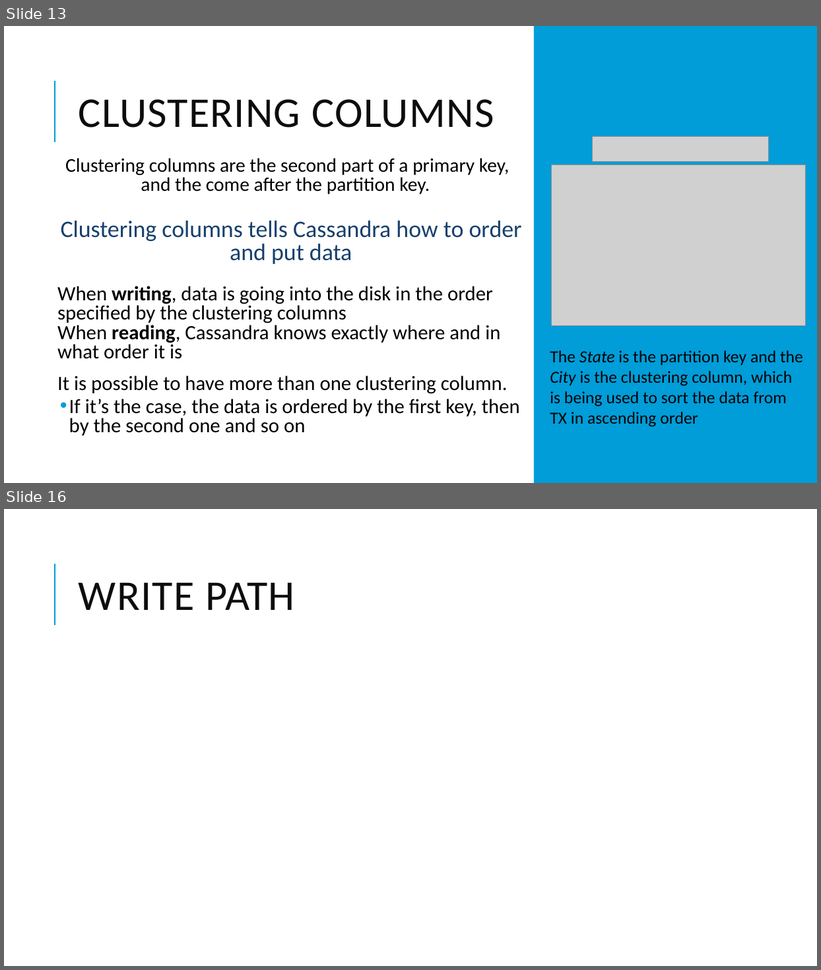
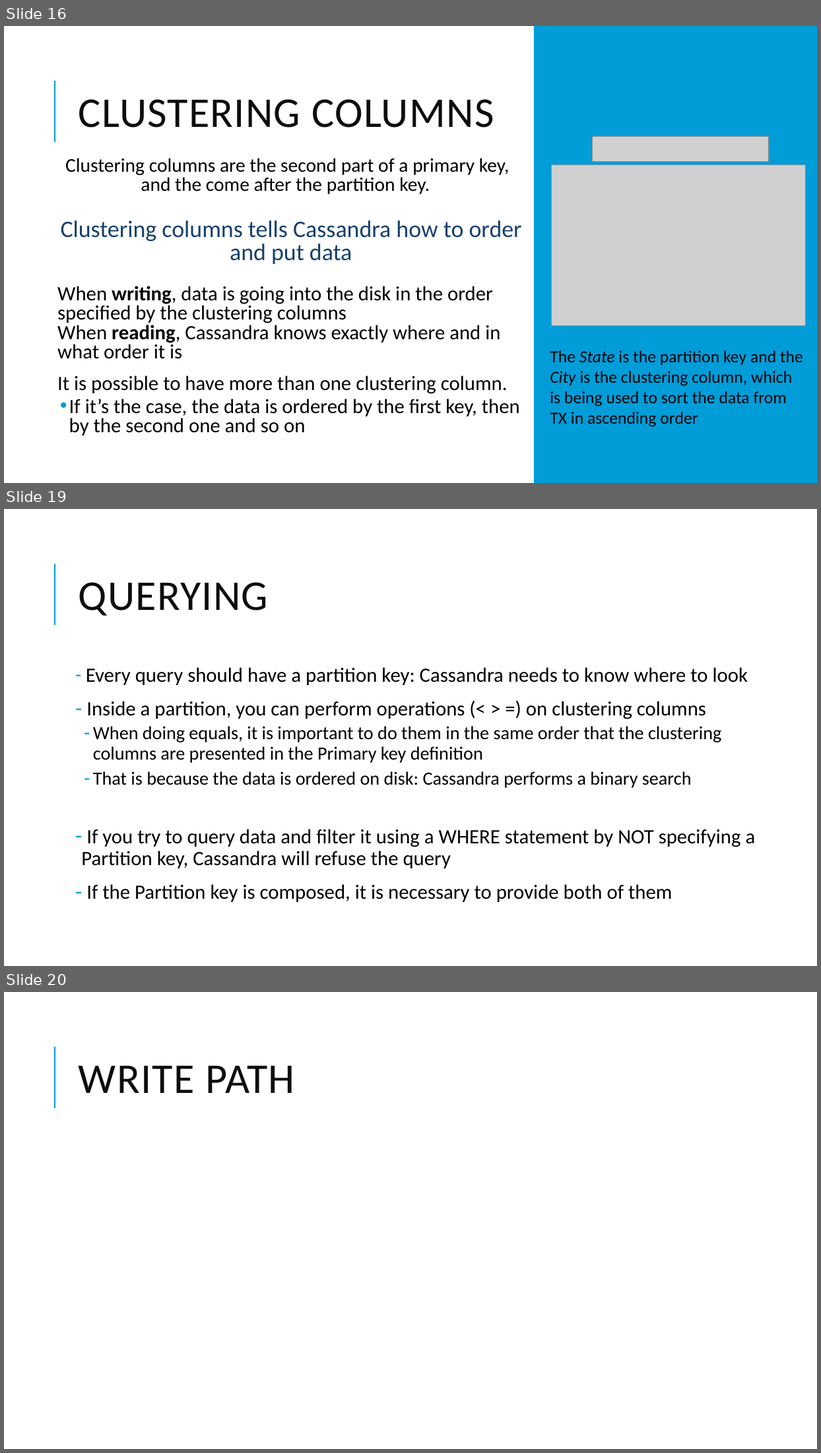
Before and after one commit to DebbyX3/cassandra-project, a slide deck: Cassandra project.pptx. Shown one above the other, each under a label of ours: slides 13 and 16 before the commit, slides 16, 19 and 20 after it; the slides between them are not shown. The pictures are 821x970 and 821x1453 pixels, drawn with LibreOffice and Linux fonts; fonts in the diff are those of the drawing; grey boxes stand for pictures. Boxes give left, top, right and bottom in pixels: in the first picture for what was removed or moved away, otherwise in the second. Text is boxed around its words. In the diff, an @@ line names an element or a change of style, - is before the commit and + after.

Commit message:
pptx - cassandra ring

```diff
--- a/Cassandra project.pptx
+++ b/Cassandra project.pptx
@@ slide 19 added at bbox=[4, 509, 817, 966], background #FFFFFF; not listed: 1 template element that a slide beside it also shows @@
@@ title added at bbox=[79, 582, 269, 616], 50 pt, text #0D0D0D @@
+QUERYING
@@ text added at bbox=[81, 667, 756, 902], 24 pt, text #000000 @@
+– Every query should have a partition key: Cassandra needs to know where to look
+– Inside a partition, you can perform operations (< > =) on clustering columns
+  – When doing equals, it is important to do them in the same order that the clustering columns are presented in the Primary key definition
+  – That is because the data is ordered on disk: Cassandra performs a binary search
+– If you try to query data and filter it using a WHERE statement by NOT specifying a Partition key, Cassandra will refuse the query
+– If the Partition key is composed, it is necessary to provide both of them
@@ what was slide 13 is now slide 16 @@
@@ what was slide 16 is now slide 20 @@
```
Also in this commit, not shown: 1 slide changed, 5 other slides added, 2 slides removed.
